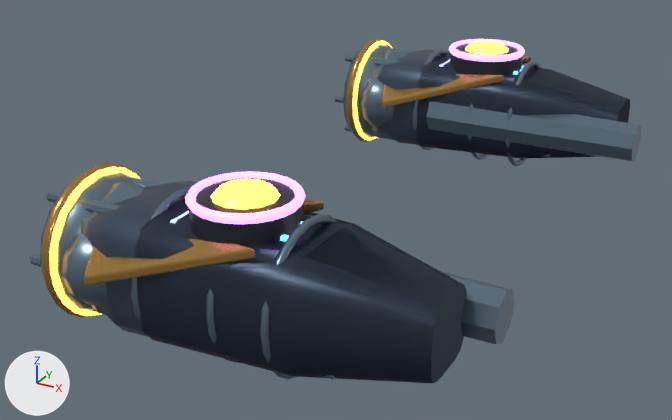
The glTF model art/blender/fittings/harrier/engine.glb, before and after one commit.
Both versions are drawn from a 50 mm lens placed at (-2.8, -33.8, 14.1), pointed at (-20.4, -1.9, -1.9). Lighting does not change. The marker at lower left points along +X, +Y and +Z. The picture after the commit comes second. Where no turn or scale is listed for an object, it has been applied to the vertices.

Names of what the first picture shows: 'e_fusion Brushed fitting edges', 'e_fusion Fitting gunmetal', 'e_fusion Fusion amber core', 'e_fusion Machined graphite', 'e_fusion e_fusion emitter', 'e_ion Brushed fitting edges', 'e_nova Brushed fitting edges', 'e_nova Champagne gold edging', 'e_nova Fitting gunmetal', 'e_nova e_nova emitter', 'e_twin Brushed fitting edges' and 2 more.
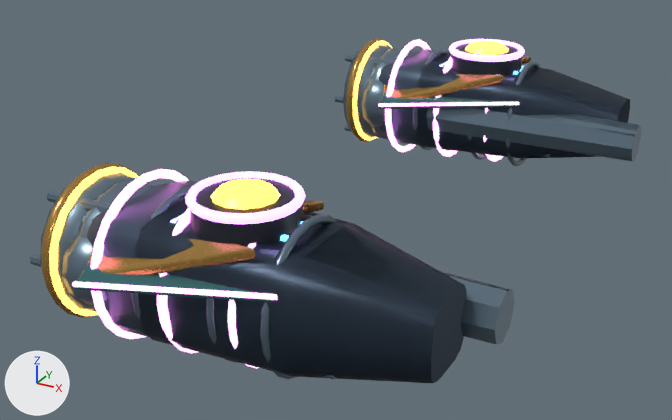
Where the change shows, as pixel boxes [x1, y1, x2, y2] in the pictures (672 x 420 px):
'e_phantom e_phantom emitter', added
    after: [72, 39, 519, 369]
'e_phantom Phantom blue-black enamel', added (mostly hidden)
    after: [75, 93, 517, 302]
'e_phantom Brushed fitting edges', added (mostly hidden)
    after: [77, 48, 639, 310]
'e_fusion Brushed fitting edges', unchanged, covered by the edit
    before: [81, 48, 639, 380]
    after: [323, 155, 550, 380]

The edits, one by one:
Material 'Phantom blue-black enamel' (mat_phantom_blue_black_enamel) is new.
Its base color is (0.048, 0.17, 0.18) (dark cyan #3e7376).
Its metallic is 0.59.
Its roughness is 0.26.
Material 'e_phantom emitter' (mat_e_phantom_emitter) is new.
Its base color is (1.0, 0.32, 0.86) (pink #ff99ef).
Its metallic is 0.1.
Its roughness is 0.28.
Its emission color is (1.0, 0.32, 0.86) (pink #ff99ef).
Its emission strength is 2.8.
Mesh me_phase_vane is new.
It has 224 vertices, 432 faces and spans x -3.7..3.7, y -14.6..14.6, z -0.8..0.8.
It uses material mat_phantom_blue_black_enamel (dark cyan #3e7376).
Mesh me_hot_inner_lip_010 is new.
It has 1264 vertices, 2536 faces and spans x -4.1..4.1, y -14.7..14.7, z -3.1..3.1.
It uses material mat_e_phantom_emitter (pink #ff99ef, glowing pink #ff99ef).
Mesh me_load_bearing_trunnion_008 is new.
It has 224 vertices, 440 faces and spans x -7.0..7.0, y -13.5..13.5, z -2.5..2.5.
It uses material mat_brushed_fitting_edges (greyish blue #6c8190).
Object 'e_phantom Phantom blue-black enamel' (ob_e_phantom_phantom_blue_black_enamel) is new; it shows me_phase_vane.
Its location is (-19.66, 0.0, 0.52).
Object 'e_phantom e_phantom emitter' (ob_e_phantom_e_phantom_emitter) is new; it shows me_hot_inner_lip_010.
Its location is (-20.01, 0.0, -0.6).
Object 'e_phantom Brushed fitting edges' (ob_e_phantom_brushed_fitting_edges) is new; it shows me_load_bearing_trunnion_008.
Its location is (-17.35, 0.0, -0.6).
